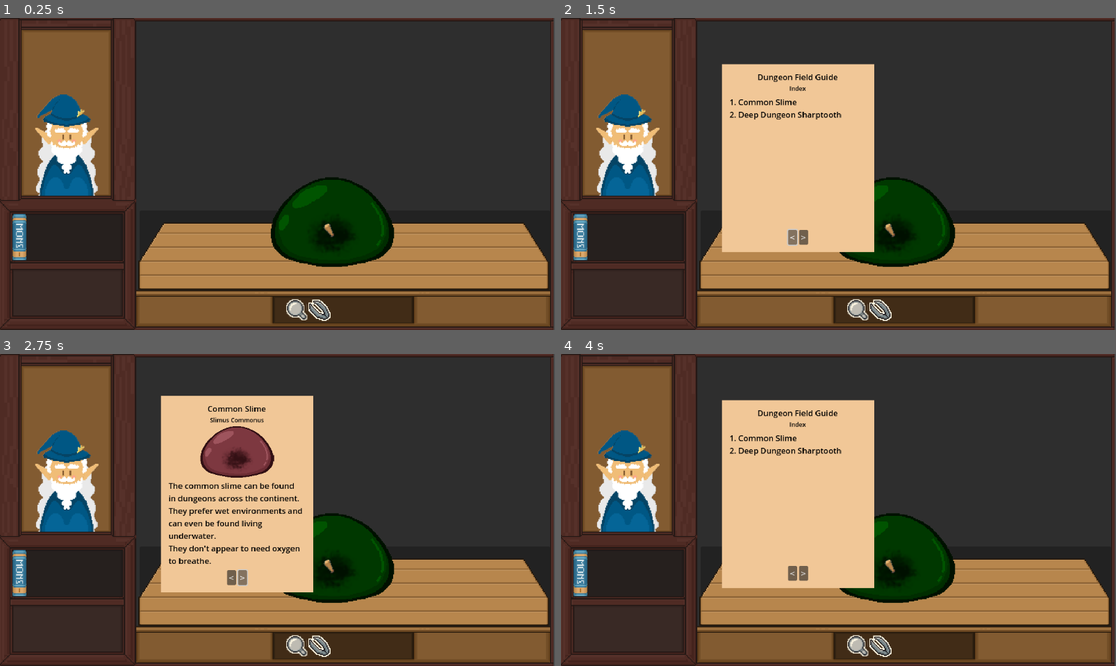
Above: before the commit, frames 1-4 (two rows, left to right).
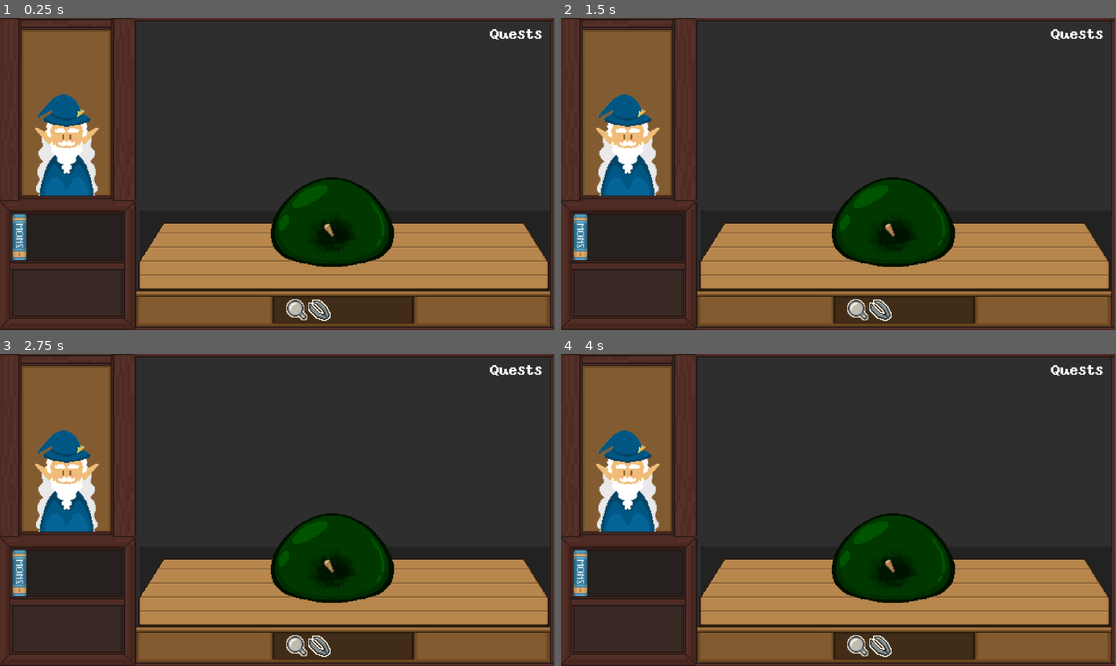
Above: after the commit, the same moments.

Repository: brekkiee/Dungeonologist
Game: Godot game, scene res://Scenes/home.tscn
Same seed, same stepped clock (60 frames per second), same inputs: the game is played once before the commit and once after it.
Inputs (mouse positions are in pixels of both pictures, inside the frame that each line leads up to):
- Up to frame 1 (0.25 s): no input
- Up to frame 2 (1.5 s): click (583, 236) at 0.5 s; click (794, 236) at 1.25 s, where only the run before the commit has a clickable "<"
- Up to frame 3 (2.75 s): click (244, 572) at 2 s, where only the run before the commit has a clickable ">"
- Up to frame 4 (4 s): click (583, 572) at 2.75 s; click (583, 572) at 3.5 s

The runs differ from the first frame. In frame 1, 0.2% of the frame differs, in the area x 88-98%, y 3-7%; in frame 2, 17%; in frame 3, 17%, in the area x 28-98%, y 3-77%; in frame 4, 17%.
Error before the commit: Invalid access to property or key 'extents' on a base object of type 'CapsuleShape2D'. (res://Scripts/magnifying_glass.gd:30)

Commit message:
Finishing Prototype Features
- fixed tweezers and magnifying glass
- fixed chatbox
- added quest manager
- added quest UI
- added new dialogue

Diff:
--- a/Scenes/UI.tscn
+++ b/Scenes/UI.tscn
@@ -131,4 +131,5 @@
 [node name="MonsterSpawnPoint" type="Node2D" parent="MainScreen/ScreenBorders/ExaminationTable"]
 position = Vector2(423, 38)
 
+[connection signal="quest_complete_npc" from="." to="MainScreen/ScreenBorders/ChatWindow/Character" method="_on_main_ui_quest_complete_npc"]
 [connection signal="pressed" from="MainScreen/ScreenBorders/BookShelf/MonsterBook" to="." method="_on_monster_book_pressed"]
--- a/Scenes/chat_box.tscn
+++ b/Scenes/chat_box.tscn
@@ -1,7 +1,8 @@
-[gd_scene load_steps=3 format=3 uid="uid://bis3ngg7nrun"]
+[gd_scene load_steps=4 format=3 uid="uid://bis3ngg7nrun"]
 
 [ext_resource type="Script" path="res://Scripts/chat_box.gd" id="1_1ugle"]
 [ext_resource type="Texture2D" uid="uid://lwtjxiowv28w" path="res://Assets/chatbox.png" id="2_fgjwy"]
+[ext_resource type="FontFile" uid="uid://dbujpgfdoqmp3" path="res://Fonts/yoster.ttf" id="3_jwteo"]
 
 [node name="ChatBox" type="MarginContainer"]
 anchors_preset = 15
@@ -11,28 +12,30 @@
 offset_bottom = -600.0
 grow_horizontal = 2
 grow_vertical = 2
-scale = Vector2(2.12, 2.12)
+scale = Vector2(1.91373, 1.91373)
 script = ExtResource("1_1ugle")
 
 [node name="TextureRect" type="TextureRect" parent="."]
 layout_mode = 2
 texture = ExtResource("2_fgjwy")
-stretch_mode = 4
 
 [node name="MarginContainer" type="MarginContainer" parent="."]
 layout_mode = 2
-size_flags_vertical = 4
 theme_override_constants/margin_left = 6
 theme_override_constants/margin_top = 6
 theme_override_constants/margin_right = 6
-theme_override_constants/margin_bottom = 6
+theme_override_constants/margin_bottom = 10
 
 [node name="Label" type="Label" parent="MarginContainer"]
+texture_filter = 3
+texture_repeat = 1
 layout_mode = 2
 size_flags_horizontal = 0
 theme_override_colors/font_color = Color(0, 0, 0, 1)
-theme_override_font_sizes/font_size = 9
+theme_override_fonts/font = ExtResource("3_jwteo")
+theme_override_font_sizes/font_size = 10
 vertical_alignment = 1
+max_lines_visible = 4
 
 [node name="Timer" type="Timer" parent="."]
 one_shot = true
--- a/Scenes/home.tscn
+++ b/Scenes/home.tscn
@@ -26,15 +26,16 @@
 z_index = 1
 position = Vector2(663, 607)
 scale = Vector2(2.02262, 2.02262)
-picked_up = false
-target_color = Color(0, 1, 0, 1)
-normal_color = Color(1, 1, 1, 1)
 splinter_path = NodePath("../splinter")
 
 [node name="monster" parent="." instance=ExtResource("5_6i7e5")]
 position = Vector2(690, 425)
 
-[node name="splinter" parent="." instance=ExtResource("6_ww02q")]
+[node name="splinter" parent="." node_paths=PackedStringArray("Tweezer") instance=ExtResource("6_ww02q")]
 z_index = 1
 position = Vector2(682, 441)
 scale = Vector2(1.63281, 1.64)
+Tweezer = NodePath("../tweezers")
+
+[connection signal="quest_complete" from="monster" to="UI/Control" method="_on_monster_quest_complete"]
+[connection signal="healmonster" from="splinter" to="monster" method="_on_heal_monster"]
--- /dev/null
+++ b/Scenes/quest_display.tscn
@@ -0,0 +1,47 @@
+[gd_scene load_steps=4 format=3 uid="uid://dp8nlnraqbmeg"]
+
+[ext_resource type="Script" path="res://Scripts/quest_display.gd" id="1_q7b5e"]
+[ext_resource type="FontFile" uid="uid://dbujpgfdoqmp3" path="res://Fonts/yoster.ttf" id="2_mtd5u"]
+
+[sub_resource type="StyleBoxEmpty" id="StyleBoxEmpty_e2its"]
+
+[node name="Quests" type="Control"]
+layout_mode = 3
+anchors_preset = 15
+anchor_right = 1.0
+anchor_bottom = 1.0
+grow_horizontal = 2
+grow_vertical = 2
+script = ExtResource("1_q7b5e")
+
+[node name="PanelContainer" type="PanelContainer" parent="."]
+layout_mode = 1
+anchors_preset = 1
+anchor_left = 1.0
+anchor_right = 1.0
+offset_left = -135.0
+offset_top = 18.0
+offset_right = -27.0
+offset_bottom = 96.0
+grow_horizontal = 0
+theme_override_styles/panel = SubResource("StyleBoxEmpty_e2its")
+
+[node name="VBoxContainer" type="VBoxContainer" parent="PanelContainer"]
+layout_mode = 2
+
+[node name="Title" type="Label" parent="PanelContainer/VBoxContainer"]
+layout_mode = 2
+theme_override_fonts/font = ExtResource("2_mtd5u")
+theme_override_font_sizes/font_size = 30
+text = "Quests"
+horizontal_alignment = 1
+
+[node name="QuestName" type="Label" parent="PanelContainer/VBoxContainer"]
+layout_mode = 2
+theme_override_fonts/font = ExtResource("2_mtd5u")
+theme_override_font_sizes/font_size = 20
+
+[node name="QuestText" type="Label" parent="PanelContainer/VBoxContainer"]
+layout_mode = 2
+theme_override_fonts/font = ExtResource("2_mtd5u")
+theme_override_font_sizes/font_size = 15
--- a/Scenes/splinter.tscn
+++ b/Scenes/splinter.tscn
@@ -1,13 +1,19 @@
-[gd_scene load_steps=3 format=3 uid="uid://dwl8ctvkevob0"]
+[gd_scene load_steps=4 format=3 uid="uid://dwl8ctvkevob0"]
 
+[ext_resource type="Script" path="res://Scripts/splinter.gd" id="1_bhpun"]
 [ext_resource type="Texture2D" uid="uid://besft1shxtnb2" path="res://Assets/Sprites/splinter.png" id="1_jjul6"]
 
-[sub_resource type="CapsuleShape2D" id="CapsuleShape2D_7fa14"]
+[sub_resource type="RectangleShape2D" id="RectangleShape2D_vlfdc"]
+size = Vector2(15, 20)
 
 [node name="splinter" type="Area2D"]
+script = ExtResource("1_bhpun")
 
 [node name="CollisionShape2D" type="CollisionShape2D" parent="."]
-shape = SubResource("CapsuleShape2D_7fa14")
+position = Vector2(0.5, 0)
+shape = SubResource("RectangleShape2D_vlfdc")
 
 [node name="Sprite2D" type="Sprite2D" parent="."]
 texture = ExtResource("1_jjul6")
+
+[connection signal="area_entered" from="." to="." method="_on_area_entered"]
--- a/Scenes/tweezers.tscn
+++ b/Scenes/tweezers.tscn
@@ -5,12 +5,16 @@
 
 [sub_resource type="RectangleShape2D" id="RectangleShape2D_5n3qh"]
 
-[node name="tweezers" type="Area2D"]
+[node name="tweezers" type="Area2D" node_paths=PackedStringArray("sprite")]
 z_index = 2
 script = ExtResource("1_gbm6v")
+sprite = NodePath("Sprite2D")
 
 [node name="CollisionShape2D" type="CollisionShape2D" parent="."]
 shape = SubResource("RectangleShape2D_5n3qh")
 
 [node name="Sprite2D" type="Sprite2D" parent="."]
 texture = ExtResource("2_vvrs4")
+
+[connection signal="mouse_entered" from="." to="." method="_on_mouse_entered"]
+[connection signal="mouse_exited" from="." to="." method="_on_mouse_exited"]
--- a/Scripts/NPC.gd
+++ b/Scripts/NPC.gd
@@ -7,15 +7,24 @@
 @export var character_sprite: Texture2D
 
 var already_met = false
+var quest_finished = false
 
 var new_char_lines: Array[String] = [
-	"Hi there.",
-	"I'm a wizard!",
+	"It is I, Guntheidon.",
+	"And you are this… \n“Dungeon-ologist”, yes? Yes.",
+	"My dear friend Carlson has taken ill.\n You must help him.",
 ]
 
 var lines: Array[String] = [
-	"Poo poo~",
-	"Pee pee!",
+	"Hurry!",
+	"Shh… it’s okay Carlson, old boy. ",
+]
+
+var quest_complete_lines: Array[String] = [
+	"Carlson! You’re cured!",
+	"The dungeon speaks highly of you, Dungeon-ologist. ",
+	"We shall be comrades from this day forth.",
+	"Good day to you. "
 ]
 
 func _ready():
@@ -25,5 +34,15 @@
 	if event.is_action_pressed("advance_text") && not already_met:
 		DialogueManager.start_chat(chat_pos.global_position, new_char_lines)
 		already_met = true
-	elif event.is_action_pressed("advance_text") && already_met:
+		QuestManager.addQuest("TutorialQuest")
+
+	elif event.is_action_pressed("advance_text") && already_met && not quest_finished:
 		DialogueManager.start_chat(chat_pos.global_position, lines)
+
+	elif event.is_action_pressed("advance_text") && quest_finished:
+		DialogueManager.start_chat(chat_pos.global_position, quest_complete_lines)
+		QuestManager.completeQuest("TutorialQuest")
+
+
+func _on_main_ui_quest_complete_npc():
+	quest_finished = true
--- a/Scripts/UI.gd
+++ b/Scripts/UI.gd
@@ -5,6 +5,7 @@
 
 var book
 var book_open = false
+signal quest_complete_npc
 
 func _on_monster_book_pressed():
 	if not book_open:
@@ -18,3 +19,7 @@
 #func _ready():
 #	# Spawning a monster TODO: Add button
 #	exam_table_scene.spawn_monster()
+
+
+func _on_monster_quest_complete():
+	emit_signal("quest_complete_npc")
--- a/Scripts/chat_box.gd
+++ b/Scripts/chat_box.gd
@@ -3,7 +3,7 @@
 @onready var label = $MarginContainer/Label
 @onready var timer = $Timer
 
-const MAX_WIDTH = 76
+const MAX_WIDTH = 800
 
 var text = ""
 var letter_index = 0
@@ -14,11 +14,19 @@
 @export var punct_time = 0.2
 
 signal finished()
-
+#func _process(delta):
+	#print(custom_minimum_size)
 # updates text box text and size
 func display_text(text_to_display: String):
 	text = text_to_display
 	label.text = text_to_display
+
+	custom_minimum_size.x = min(size.x, MAX_WIDTH)
+
+	# force text to write on new line when max width reached
+	if size.x > MAX_WIDTH:
+		label.autowrap_mode = TextServer.AUTOWRAP_WORD
+		custom_minimum_size.y = size.y
 
 	label.text = ""
 	_display_character()
--- a/Scripts/magnifying_glass.gd
+++ b/Scripts/magnifying_glass.gd
@@ -5,6 +5,8 @@
 @export var normal_color: Color = Color(1, 1, 1)  # Default color (white)
 @onready var sprite: Sprite2D = $Sprite2D
 @export var splinter_path: NodePath  # Path to the splinter node
+
+var diagnosed = false
 
 func _ready():
 	if not is_connected("mouse_entered", Callable(self, "_on_mouse_entered")):
@@ -22,16 +24,19 @@
 	if Input.is_mouse_button_pressed(0):
 		picked_up = false
 
-	var splinter = get_node(splinter_path)
-	if splinter:
-		var collision_shape = splinter.get_node("CollisionShape2D")
-		if collision_shape:
-			var shape = collision_shape.shape
-			var splinter_rect = Rect2(collision_shape.global_position - shape.extents, shape.extents * 2)
-			if splinter_rect.has_point(global_position):
-				sprite.modulate = target_color  # Change color to green
-			else:
-				sprite.modulate = normal_color  # Change color back to normal
+	if not diagnosed:
+		var splinter = get_node(splinter_path)
+		if splinter:
+			var collision_shape = splinter.get_node("CollisionShape2D")
+			if collision_shape:
+				var shape = collision_shape.shape
+				var splinter_rect = Rect2(collision_shape.global_position - shape.extents, shape.extents * 2)
+				if splinter_rect.has_point(global_position):
+					sprite.modulate = target_color  # Change color to green
+					diagnosed = true
+					QuestManager.advanceQuest("TutorialQuest") # advance quest
+				else:
+					sprite.modulate = normal_color  # Change color back to normal
 
 func _on_mouse_exited():
 	if not Input.is_mouse_button_pressed(1):
--- a/Scripts/monster.gd
+++ b/Scripts/monster.gd
@@ -1,9 +1,11 @@
 extends Area2D
 
 @onready var monster_sprite = $monsterSprite2D
-
+signal quest_complete
 func _ready():
 	monster_sprite.modulate = Color(0, 1, 0)  # Set monster to green at the start
 
-func heal_monster():
+
+func _on_heal_monster():
+	emit_signal("quest_complete")
 	monster_sprite.modulate = Color(1, 1, 1)  # Reset color to normal
--- /dev/null
+++ b/Scripts/quest_display.gd
@@ -0,0 +1,13 @@
+extends Control
+
+@onready var quest_name = $PanelContainer/VBoxContainer/QuestName
+@onready var quest_text = $PanelContainer/VBoxContainer/QuestText
+
+
+func update_quest(name: String, text: String):
+	quest_name.text = name
+	quest_text.text = text
+
+func complete_quest():
+	quest_name.text = ""
+	quest_text.text = ""
--- /dev/null
+++ b/Scripts/splinter.gd
@@ -0,0 +1,9 @@
+extends Area2D
+@export var Tweezer : Node2D
+@onready var sprite : Sprite2D =  $Sprite2D
+signal healmonster
+
+func _on_area_entered(area):
+	if area == Tweezer:
+		sprite.visible = false
+		emit_signal("healmonster")
--- a/Scripts/tweezers.gd
+++ b/Scripts/tweezers.gd
@@ -3,7 +3,7 @@
 @export var picked_up: bool = false
 @export var target_color: Color = Color(0, 1, 0)  # Green color
 @export var normal_color: Color = Color(1, 1, 1)  # Default color (white)
-@onready var sprite: Sprite2D = $Sprite2D
+@export var sprite: Sprite2D
 @export var splinter_path: NodePath  # Path to the splinter node
 
 func _on_mouse_entered():
--- /dev/null
+++ b/Singletons/QuestManager.gd
@@ -0,0 +1,50 @@
+extends Node
+
+@onready var quest_display_scene = preload("res://Scenes/quest_display.tscn")
+
+var quest_display
+
+var Quests: Dictionary = {
+	"TutorialQuest" :{
+		"QuestName": "Help Carlson",
+		"CurrentStage": 0,
+		"QuestDescription":{
+			"1": "Diagnose Carlson",
+			"2": "Treat Carlson"
+		}
+	},
+}
+
+var ActiveQuests: Dictionary = {}
+var CompletedQuests: Array = []
+
+func _ready():
+	quest_display = quest_display_scene.instantiate()
+	get_tree().root.add_child.call_deferred(quest_display)
+
+# add quest to active quests
+func addQuest(quest_id: String):
+	if quest_id in Quests.keys():
+		ActiveQuests[quest_id] = Quests[quest_id]
+		advanceQuest(quest_id)
+	else:
+		print(quest_id + ": quest not found.")
+
+# update current stage of quest
+func advanceQuest(quest_id: String):
+	# increment current stage by 1 and convert to string
+	ActiveQuests[quest_id]["CurrentStage"] += 1
+	var current_stage: String = str(ActiveQuests[quest_id]["CurrentStage"])
+
+	if current_stage in ActiveQuests[quest_id]["QuestDescription"].keys():
+		# get updated quest description for the new stage
+		quest_display.update_quest(ActiveQuests[quest_id]["QuestName"], ActiveQuests[quest_id]["QuestDescription"][current_stage])
+	else:
+		completeQuest(quest_id)
+
+# handle quest completion
+func completeQuest(quest_id: String):
+	CompletedQuests.append(Quests[quest_id]["QuestName"])
+	ActiveQuests.erase(quest_id)
+	quest_display.complete_quest()
+	print("quest completed")
--- a/project.godot
+++ b/project.godot
@@ -18,6 +18,7 @@
 [autoload]
 
 DialogueManager="*res://Singletons/DialogueManager.gd"
+QuestManager="*res://Singletons/QuestManager.gd"
 
 [display]
 
Binary file added: Fonts/yoster.ttf
Not shown, added: Fonts/yoster.ttf.import
